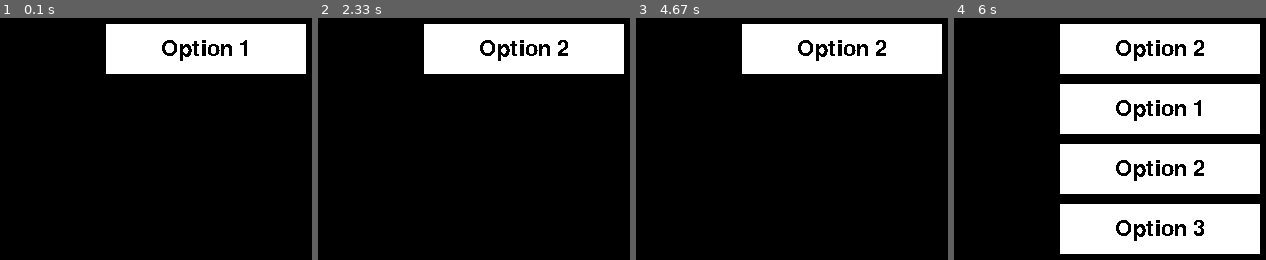
Above: before the commit, frames 1-4 (left to right).
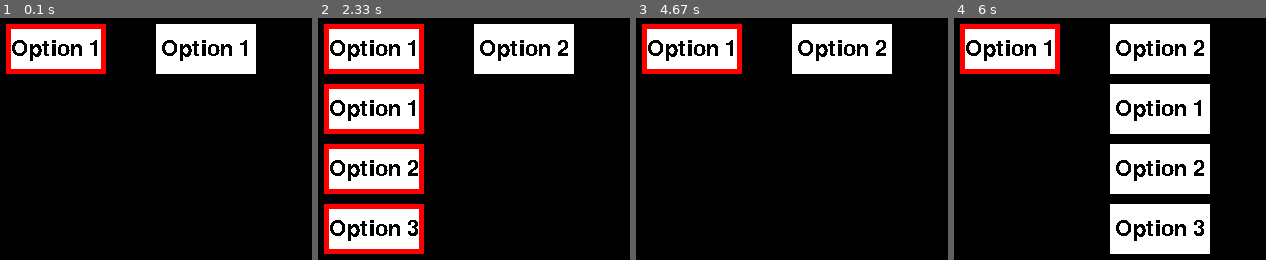
Above: after the commit, the same moments.

Repository: Ben-Edwards44/pygame-ui-toolkit
Game: pygame game, started from examples/dropdown.py
Two runs of this game, one before a commit and one after it. Both use one fixed random seed, a clock stepped at 60 frames per second and the inputs below.
Inputs (mouse positions are in pixels of both pictures, inside the frame that each line leads up to):
- Up to frame 1 (0.1 s): no input
- Up to frame 2 (2.33 s): click (523, 49) at 0.38 s; click (573, 160) at 0.72 s; click (346, 34) at 2.05 s
- Up to frame 3 (4.67 s): click (679, 97) at 4.38 s
- Up to frame 4 (6 s): click (1181, 30) at 5.72 s

The runs differ from the first frame. In frame 1, 12% of the frame differs, in the area x 1-99%, y 2-24%; in frame 2, 30%; in frame 3, 12%; in frame 4, 32%, in the area x 1-99%, y 2-98%.

Commit message:
Added bordered rect dropdown class

Diff:
--- a/examples/dropdown.py
+++ b/examples/dropdown.py
@@ -10,9 +10,10 @@
 
 
 def create_dropdowns():
-    d = dropdown.RectDropdown(window, OPTIONS, 250, 250, (255, 255, 255), 200, 50, (0, 0, 0), 32)
+    rect = dropdown.RectDropdown(window, OPTIONS, 250, 250, (255, 255, 255), 100, 50, (0, 0, 0), 32)
+    bord_rect = dropdown.BorderedRectDropdown(window, OPTIONS, 100, 250, (255, 255, 255), (255, 0, 0), 100, 50, 5, (0, 0, 0), 32)
 
-    return [d]
+    return [rect, bord_rect]
 
 
 def update_dropdowns(dropdowns):
--- a/src/elements/dropdown.py
+++ b/src/elements/dropdown.py
@@ -96,3 +96,21 @@
             buttons.append(btn)
 
         return buttons
+
+
+class BorderedRectDropdown(Dropdown):
+    def __init__(self, surface: pygame.Surface, option_names: list[str], x: int, y: int, background_colour: tuple[int], border_colour: tuple[int], width: int, height: int, border_width: int, font_colour: tuple[int], font_size: int, font_name: str | None = None, y_offset: int = 10, initial_option: int = 0, corner_radius: int = -1, start_active: bool = False, antialias: bool = False) -> None:
+        button_object = button.BorderedRectButton(surface, x, y, background_colour, border_colour, width, height, border_width, corner_radius=corner_radius)
+        option_buttons = self.create_buttons(surface, len(option_names), x, y, background_colour, border_colour, width, height, border_width, y_offset, corner_radius)
+
+        super().__init__(button_object, option_buttons, option_names, font_colour, font_size, font_name, initial_option, start_active, antialias)
+
+    def create_buttons(self, surface: pygame.Surface, num_options: int, x: int, y: int, background_colour: tuple[int], border_colour: tuple[int], width: int, height: int, border_width: tuple[int], y_offset: int, corner_radius: int) -> list[button.RectButton]:
+        buttons = []
+        for i in range(1, num_options + 1):
+            new_y = y + i * (height + y_offset)
+
+            btn = button.BorderedRectButton(surface, x, new_y, background_colour, border_colour, width, height, border_width, corner_radius=corner_radius)
+            buttons.append(btn)
+
+        return buttons
